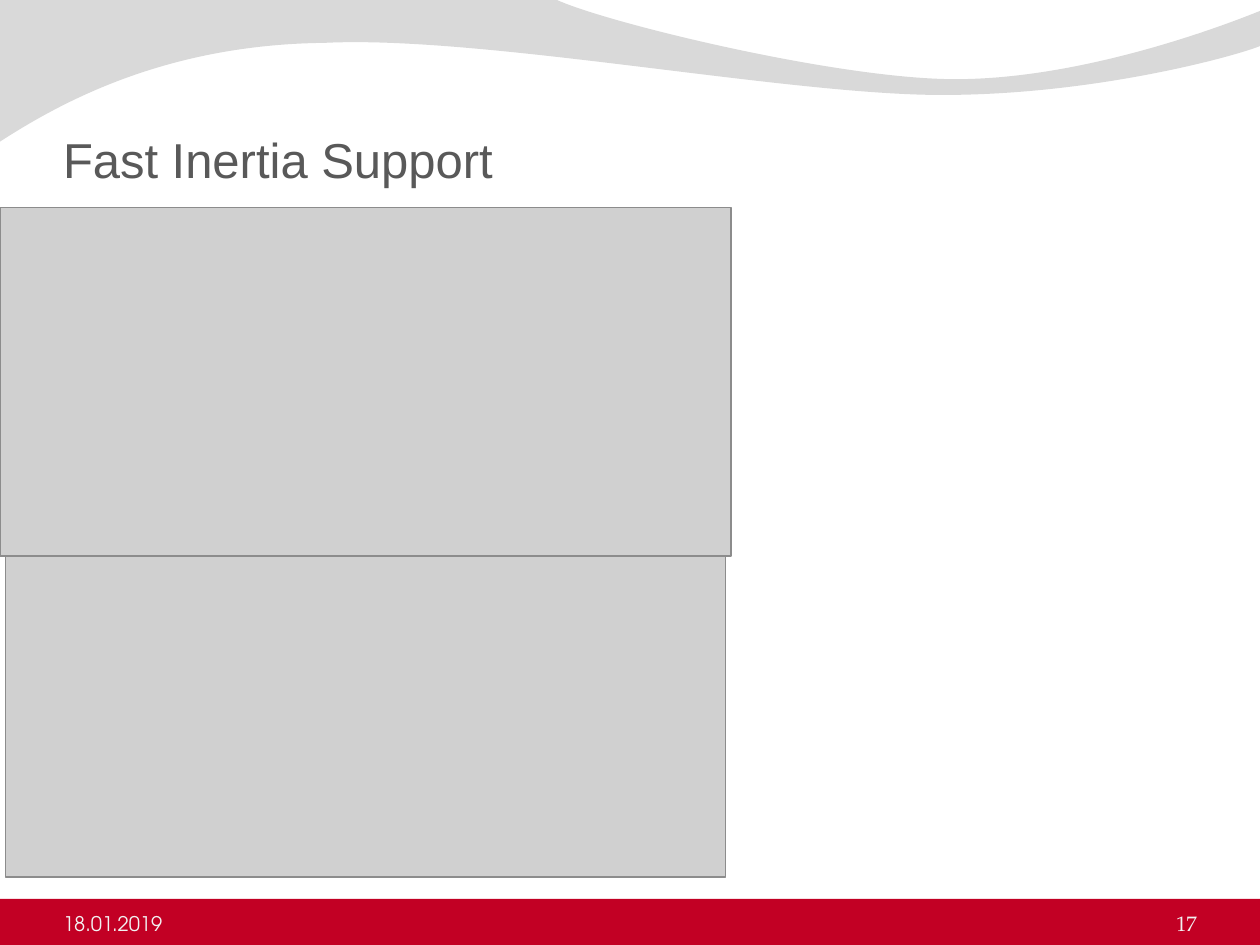
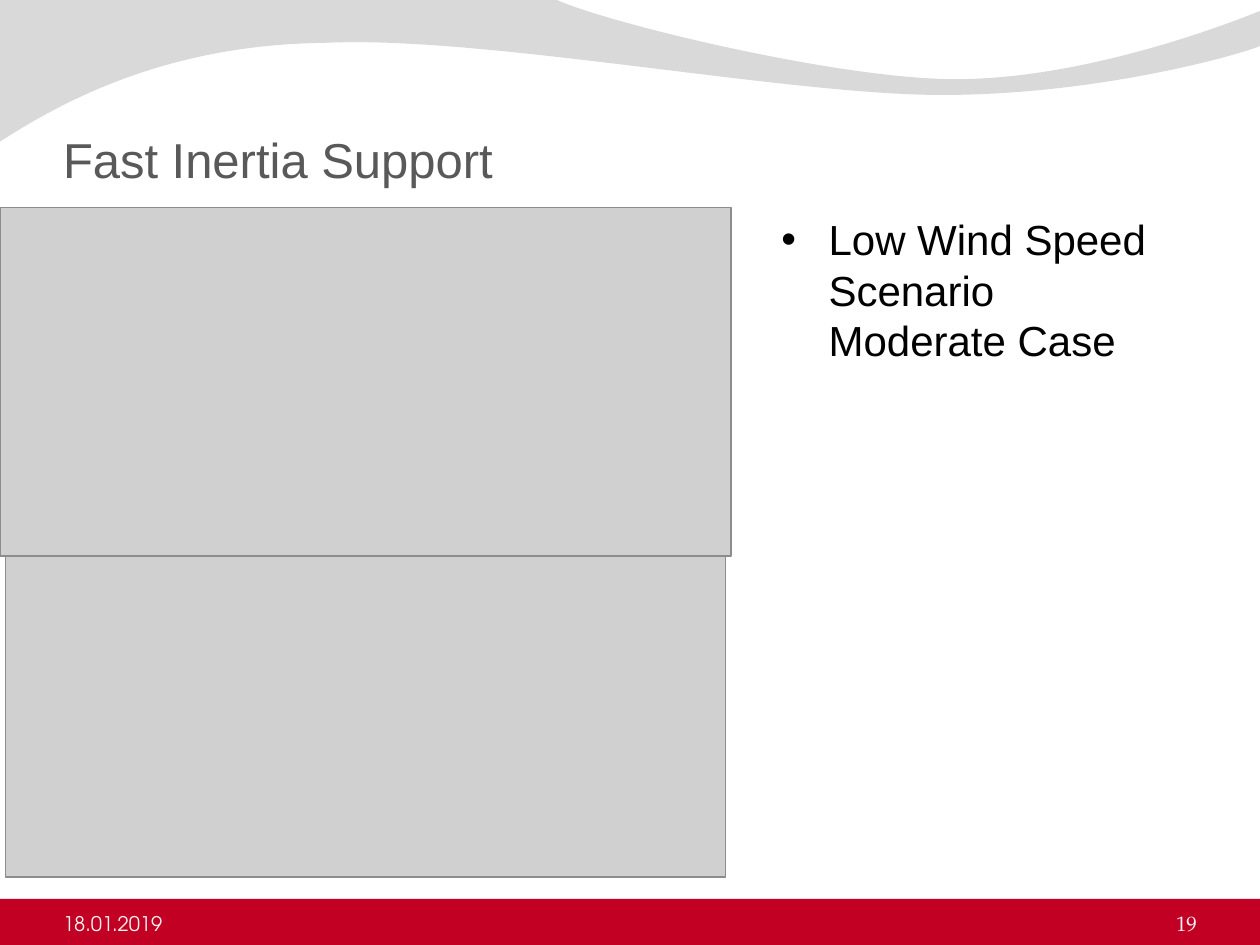
Before and after one commit to ErencanDuymaz/Research, a slide deck: slide 19 of Thesis/Thesis Defence/Erencan_Duymaz_thesis_defence.pptx (slide 17 before the commit). Drawn at 1260x945 pixels with LibreOffice and Linux fonts; fonts in the diff are those of the drawing; grey boxes stand for pictures; background and template pictures are left out. Boxes give left, top, right and bottom in pixels: in the first picture for what was removed or moved away, otherwise in the second. Text is boxed around its words. In the diff, an @@ line names an element or a change of style, - is before the commit and + after.

```diff
--- a/Thesis/Thesis Defence/Erencan_Duymaz_thesis_defence.pptx
+++ b/Thesis/Thesis Defence/Erencan_Duymaz_thesis_defence.pptx
@@ text added at box(829, 224, 1146, 357), 24 pt, text #000000 @@
+• Low Wind Speed Scenario Moderate Case
@@ page number at box(1176, 916, 1197, 932): text changed @@
-17
+19
```
Also in this commit, not shown: 6 other slides changed, 3 slides added, 6 other files.
